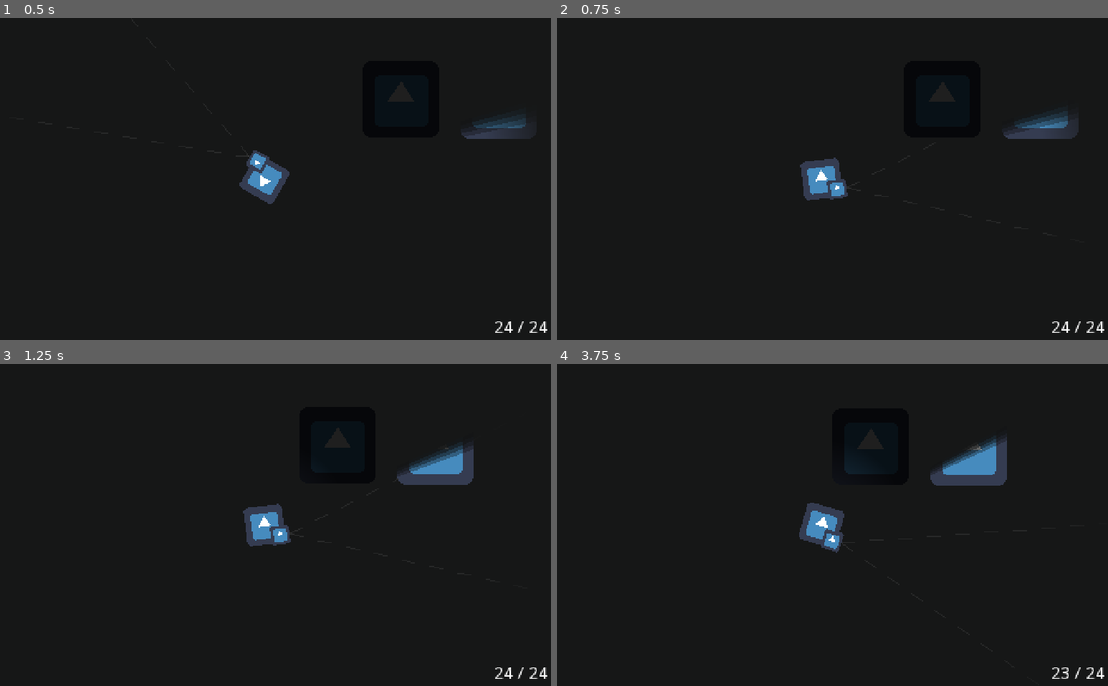
Above: before the commit, frames 1-4 (two rows, left to right).
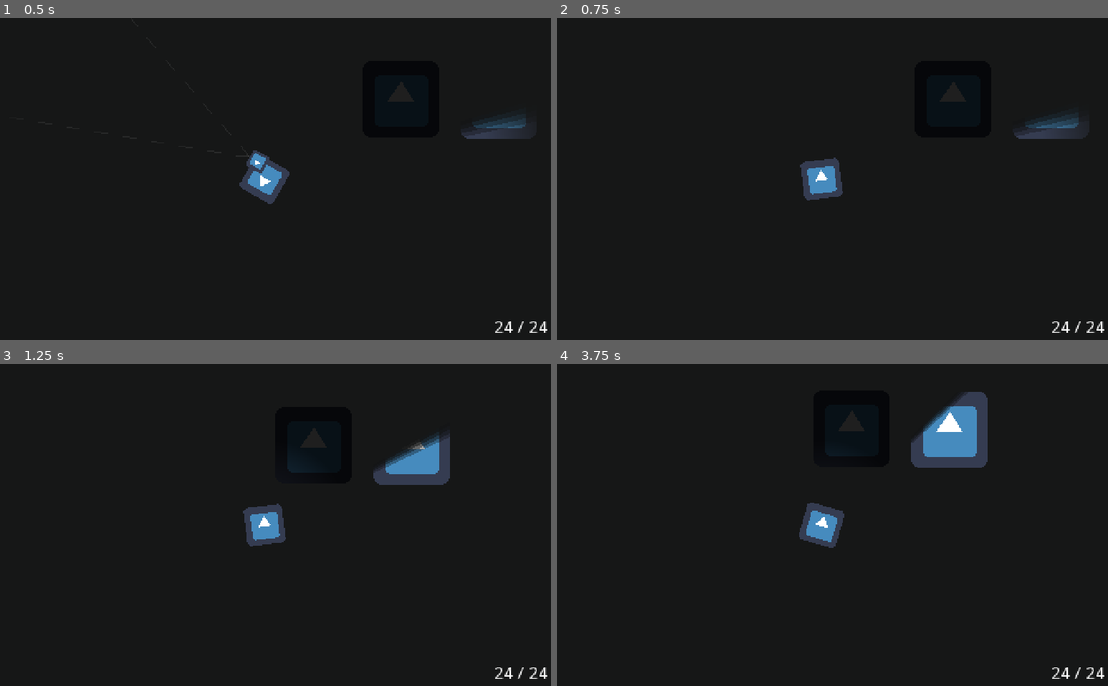
Above: after the commit, the same moments.

Repository: LennyPhoenix/GameOff2021
Game: Godot game, scene res://Prototyping.tscn
The game is run twice, just before and just after one commit, with the same random seed, the same clock (stepped at 60 frames per second) and the same inputs. The engine's default icon, where the game draws it, is replaced by a stand-in: a white triangle on a blue panel in a dark square.
Inputs (mouse positions are in pixels of both pictures, inside the frame that each line leads up to):
- Up to frame 1 (0.5 s): no input
- Up to frame 2 (0.75 s): tap Enter at 0.5 s; move the mouse to (948, 162) at 0.52 s; hold D (right) from 0.53 s (still down); hold Shift (sprint) from 0.53 s (still down)
- Up to frame 3 (1.25 s): keep holding D (right); keep holding Shift (sprint)
- Up to frame 4 (3.75 s): move the mouse to (705, 541) at 1.27 s; release D (right) at 1.28 s; release Shift (sprint) at 1.28 s; hold S (down) 1.28-2.03 s; click (705, 541) at 1.35 s; tap Shift (sprint) at 1.55, 2.3, 2.85 s; move the mouse to (876, 454) at 2.02 s; hold D (right) 2.03-2.78 s; hold Right mouse button (sneak) 2.03-2.78 s; move the mouse to (793, 589) at 2.77 s; hold W (up) 2.78-3.53 s; move the mouse to (992, 573) at 3.52 s; hold A (left) from 3.53 s (still down); hold Shift (sprint) from 3.53 s (still down)

Frame 1 is identical in both runs. In frame 2, 0.5% of the frame differs, in the area x 48-96%, y 30-57%; in frame 3, 1.8%; in frame 4, 3.8%, in the area x 47-94%, y 8-98%.

Commit message:
:sparkles: Add stowing and sprinting

Diff:
--- a/scenes/Gun.gd
+++ b/scenes/Gun.gd
@@ -23,6 +23,7 @@
 export var reload_time := 1.2
 export var stow_time := 0.2
 export var unstown_time := 0.3
+export var reload_fade_time := 0.1
 # Spread
 export var hip_spread := 40.0
 export var aiming_spread := 8.0
@@ -32,8 +33,9 @@
 # Magazine
 export var reload_per_round := false
 export var mag_size := 24
-export var reload_speed_modifier := 0.3
-export var reload_fade_time := 0.1
+# Speed Adjustment
+export var reloading_speed_modifier := 0.5
+export var adjusting_speed_modifier := 0.3
 
 onready var muzzle: Position2D = $Muzzle
 onready var top_guide: Node2D = $Muzzle/TopGuide
@@ -92,6 +94,8 @@
 		else:
 			reload()
 
+	modulate = lerp(Color(1, 1, 1, 1), Color(1, 1, 1, 0), stowed_weight)
+
 
 func _update_states(delta: float) -> void:
 	if target_state == State.RELOADING:
@@ -99,12 +103,18 @@
 	else:
 		reloading_weight -= delta / reload_fade_time
 
-		if target_state == State.AIMING:
+		if target_state == State.AIMING and stowed_weight == 0:
 			aiming_weight += delta / aim_in_time
 		else:
 			aiming_weight -= delta / aim_out_time
+		aiming_weight = clamp(aiming_weight, 0, 1)
 
-	aiming_weight = clamp(aiming_weight, 0, 1)
+		if target_state == State.STOWED and aiming_weight == 0:
+			stowed_weight += delta / stow_time
+		else:
+			stowed_weight -= delta / stow_time
+		stowed_weight = clamp(stowed_weight, 0, 1)
+
 	reloading_weight = clamp(reloading_weight, 0, 1)
 
 
--- a/scenes/Player.gd
+++ b/scenes/Player.gd
@@ -43,13 +43,19 @@
 	elif input_vector == Vector2.ZERO:
 		state = State.IDLE
 	elif Input.is_action_pressed("sprint"):
-		state = State.SPRINTING
+		if gun.get_current_state() == Gun.State.STOWED:
+			state = State.SPRINTING
+		else:
+			gun.target_state = Gun.State.STOWED
 	else:
 		state = State.WALKING
 
-	if state == State.SNEAKING and gun.get_current_state() == Gun.State.READY:
-		gun.target_state = Gun.State.AIMING
-	elif state != State.SNEAKING and gun.get_current_state() == Gun.State.AIMING:
+	if state == State.SNEAKING:
+		if gun.target_state == Gun.State.READY:
+			gun.target_state = Gun.State.AIMING
+		elif gun.target_state == Gun.State.STOWED:
+			gun.target_state = Gun.State.READY
+	elif gun.target_state == Gun.State.AIMING:
 		gun.target_state = Gun.State.READY
 
 	# Lighting
@@ -63,11 +69,19 @@
 
 	# Reloading
 	if gun.get_current_state() == Gun.State.RELOADING:
-		target_speed *= gun.reload_speed_modifier
+		target_speed *= gun.reloading_speed_modifier
 
-	# Update Sneaking/Aiming
+	# Adjusting
+	elif gun.get_current_state() == Gun.State.ADJUSTING:
+		target_speed *= gun.adjusting_speed_modifier
+
+	# Sneaking
 	elif state == State.SNEAKING:
 		target_speed *= sneaking_speed_multiplier
+
+	# Sprinting
+	elif state == State.SPRINTING:
+		target_speed *= sprinting_speed_multiplier
 
 	# Apply Acceleration
 	velocity = velocity.move_toward(input_vector * target_speed, acc)
